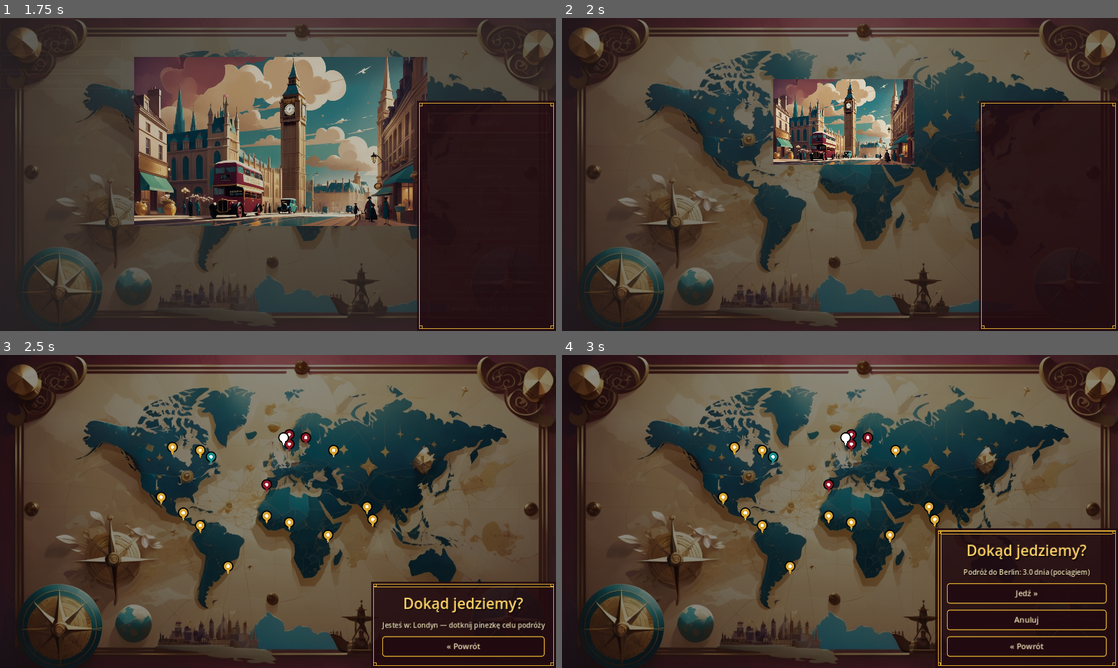
Above: before the commit, frames 1-4 (two rows, left to right).
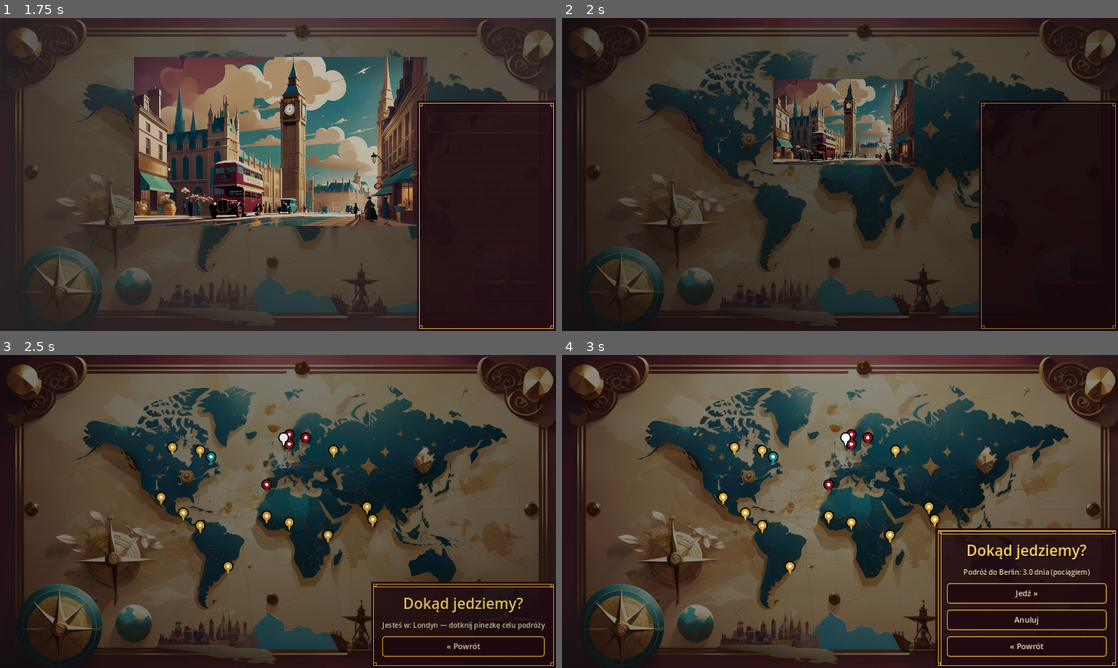
Above: after the commit, the same moments.

Repository: cinekm20/the-forger-retro-tycoon
Game: Godot game, scene res://scenes/main_menu/MainMenu.tscn
Same seed, same stepped clock (60 frames per second), same inputs: the game is played once before the commit and once after it.
Inputs (mouse positions are in pixels of both pictures, inside the frame that each line leads up to):
- Up to frame 1 (1.75 s): click "Nowa gra" at 0.5 s; click "Jedź »" at 1.25 s
- Up to frame 2 (2 s): no input
- Up to frame 3 (2.5 s): no input
- Up to frame 4 (3 s): click (867, 439) at 2.77 s

Frame 1 is identical in both runs. In frame 2, 45% of the frame differs, in the area x 2-100%, y 0-100%; in frame 3, 0.3%; in frame 4, nothing differs.

Commit message:
Napraw mrugnięcie na końcu zoomu (płynne, zsynchronizowane wygaszenie) i dodaj ramkę do TravelAnimation
Poprzednia próba (goto_scene_masked) przykrywała ekran NAGLE, w jednej
klatce, tuż przed change_scene_to_file — czyli sama zastępowała mrugnięcie
silnika własnym, równie widocznym mrugnięciem (użytkownik zgłosił, że
dalej miga tak samo). Naprawione: przyciemnienie do czerni jest teraz
częścią TEJ SAMEJ animacji zoom co reszta (skala/alpha), jako dodatkowy
równoległy tween z opóźnieniem — dochodzi do pełnej czerni płynnie,
dokładnie w momencie zakończenia zoomu, dopiero wtedy następuje
przełączenie sceny (SceneRouter.get_fade_cover/goto_scene_after_fade).

TravelAnimation.gd dostaje też ozdobną ramkę Art Deco (MenuFrame) na
panelu bocznym, tak jak Hub/TravelMap — make_root_side ma teraz
top_offset_override, żeby wyłączyć wcięcie od góry kalibrowane pod
top_row Huba (TravelAnimation go nie ma).

Diff:
--- a/game/scenes/hub/Hub.gd
+++ b/game/scenes/hub/Hub.gd
@@ -153,6 +153,17 @@
 	hub_bg.pivot_offset = target_pos
 	var pin_scale := MapPinScript.PIN_SIZE / viewport_size
 
+	## Płynne wygaszenie do czerni w ostatniej jednej trzeciej animacji,
+	## zsynchronizowane tak, żeby dojść do pełnej czerni DOKŁADNIE w
+	## momencie zakończenia reszty animacji — maskuje klatkę przerwy, którą
+	## silnik potrafi wyrenderować przy change_scene_to_file() (patrz
+	## SceneRouter.goto_scene_after_fade). Nagłe, natychmiastowe przykrycie
+	## tuż przed przełączeniem (bez tego płynnego tweena) samo wygląda jak
+	## mrugnięcie — dlatego to musi być część TEJ SAMEJ animacji zoom, a nie
+	## osobny krok po niej.
+	var fade_cover := SceneRouter.get_fade_cover()
+	fade_cover.color.a = 0.0
+
 	var tween := create_tween()
 	tween.set_parallel(true)
 	tween.tween_property(map_bg, "modulate:a", 1.0, ZOOM_OUT_DURATION)
@@ -160,7 +171,8 @@
 	tween.tween_property(hub_bg, "scale", pin_scale, ZOOM_OUT_DURATION)
 	tween.tween_property(root_panel, "modulate:a", 0.0, ZOOM_OUT_DURATION * 0.5)
 	tween.tween_property(top_row, "modulate:a", 0.0, ZOOM_OUT_DURATION * 0.5)
-	tween.chain().tween_callback(func(): SceneRouter.goto_scene_masked(SceneRouter.TRAVEL_MAP))
+	tween.tween_property(fade_cover, "color:a", 1.0, ZOOM_OUT_DURATION * 0.35).set_delay(ZOOM_OUT_DURATION * 0.65)
+	tween.chain().tween_callback(func(): SceneRouter.goto_scene_after_fade(SceneRouter.TRAVEL_MAP))
 
 
 func _set_buttons_disabled(disabled: bool) -> void:
--- a/game/scenes/travel_animation/TravelAnimation.gd
+++ b/game/scenes/travel_animation/TravelAnimation.gd
@@ -37,7 +37,7 @@
 	var bg_layers := ScreenHelpers.make_background_with_overlay(self, Cities.MAP_BACKGROUND_PATH)
 	map_overlay = bg_layers["overlay"]
 
-	root_panel = ScreenHelpers.make_root_side(self)
+	root_panel = ScreenHelpers.make_root_side(self, true, true, 0.0)
 	ScreenHelpers.make_title(root_panel, "Podróż")
 	ScreenHelpers.make_label(root_panel, "%s → %s" % [
 		Cities.get_city_name(Travel.last_travel_from), Cities.get_city_name(Travel.last_travel_to),
@@ -114,9 +114,16 @@
 	arrival_overlay.mouse_filter = Control.MOUSE_FILTER_IGNORE
 	arrival_bg.add_child(arrival_overlay)
 
+	## Patrz analogiczny komentarz w Hub.gd _on_travel_pressed — przyciemnienie
+	## musi być częścią TEJ SAMEJ animacji zoom (zsynchronizowane z jej
+	## końcem), nie osobnym, nagłym krokiem po niej.
+	var fade_cover := SceneRouter.get_fade_cover()
+	fade_cover.color.a = 0.0
+
 	var tween := create_tween()
 	tween.set_parallel(true)
 	tween.tween_property(arrival_bg, "scale", Vector2.ONE, ARRIVAL_ZOOM_DURATION)
 	tween.tween_property(map_overlay, "modulate:a", 0.0, ARRIVAL_ZOOM_DURATION)
 	tween.tween_property(root_panel, "modulate:a", 0.0, ARRIVAL_ZOOM_DURATION * 0.5)
-	tween.chain().tween_callback(func(): SceneRouter.goto_scene_masked(SceneRouter.HUB))
+	tween.tween_property(fade_cover, "color:a", 1.0, ARRIVAL_ZOOM_DURATION * 0.35).set_delay(ARRIVAL_ZOOM_DURATION * 0.65)
+	tween.chain().tween_callback(func(): SceneRouter.goto_scene_after_fade(SceneRouter.HUB))
--- a/game/scripts/autoload/SceneRouter.gd
+++ b/game/scripts/autoload/SceneRouter.gd
@@ -22,31 +22,39 @@
 	goto_scene(HUB)
 
 
-## Jak goto_scene(), ale maskuje samo przełączenie krótką, natychmiastową
-## czernią — change_scene_to_file() usuwa starą scenę i buduje nową
+var _fade_cover: ColorRect
+
+## Leniwie tworzy (raz, na cały czas gry) pełnoekranowy czarny prostokąt w
+## CanvasLayer należącym do tego autoloadu — dzięki temu przetrwa
+## change_scene_to_file() (usuwa tylko drzewo AKTUALNEJ sceny, nie dzieci
+## autoloadów). Zwrócony węzeł ma animować SAM wywołujący kod, jako część
+## WŁASNEGO tweena zoom (patrz Hub._on_travel_pressed/
+## TravelAnimation._play_arrival_zoom_in) — nagłe cover.color.a = 1 tuż przed
+## przełączeniem sceny dawałoby dokładnie to samo mrugnięcie/"blink", którego
+## unikamy; przyciemnienie musi być płynne i zsynchronizowane z KOŃCEM
+## animacji, nie osobnym, nagłym cięciem.
+func get_fade_cover() -> ColorRect:
+	if _fade_cover == null:
+		var layer := CanvasLayer.new()
+		layer.layer = 100
+		add_child(layer)
+		_fade_cover = ColorRect.new()
+		_fade_cover.color = Color(0, 0, 0, 0)
+		_fade_cover.set_anchors_preset(Control.PRESET_FULL_RECT)
+		_fade_cover.mouse_filter = Control.MOUSE_FILTER_IGNORE
+		layer.add_child(_fade_cover)
+	return _fade_cover
+
+
+## Wołać, gdy ekran jest już w pełni przykryty przez get_fade_cover()
+## (color:a == 1). change_scene_to_file() usuwa starą scenę i buduje nową
 ## (Hub.gd/TravelMap.gd tworzą sporo UI programistycznie w _ready()), więc
-## silnik potrafi wyrenderować klatkę pustego/domyślnego tła między starą
-## a nową sceną. Zwykle niezauważalne przy zwykłej nawigacji z menu, ale
-## bardzo widoczne jako mrugnięcie, gdy przełączenie kończy płynną animację
-## zoom (Hub._on_travel_pressed / TravelAnimation._play_arrival_zoom_in) —
-## tam oko śledzi ciągły ruch, więc nawet jedna przerwana klatka rzuca się
-## w oczy. Warstwa żyje jako dziecko SceneRouter (autoload), więc przetrwa
-## samo usunięcie starej sceny.
-func goto_scene_masked(path: String) -> void:
-	var layer := CanvasLayer.new()
-	layer.layer = 100
-	add_child(layer)
-	var cover := ColorRect.new()
-	cover.color = Color.BLACK
-	cover.set_anchors_preset(Control.PRESET_FULL_RECT)
-	cover.mouse_filter = Control.MOUSE_FILTER_IGNORE
-	layer.add_child(cover)
-
+## silnik potrafi wyrenderować klatkę pustego tła między starą a nową sceną
+## — stąd dwie klatki odczekane PRZED wygaszeniem przykrycia, żeby dać
+## nowej scenie czas na pierwszy pełny _ready() + narysowaną klatkę.
+func goto_scene_after_fade(path: String) -> void:
 	get_tree().change_scene_to_file(path)
 	await get_tree().process_frame
 	await get_tree().process_frame
-
 	var tween := create_tween()
-	tween.tween_property(cover, "color:a", 0.0, 0.25)
-	await tween.finished
-	layer.queue_free()
+	tween.tween_property(_fade_cover, "color:a", 0.0, 0.3)
--- a/game/scripts/ui/screen_helpers.gd
+++ b/game/scripts/ui/screen_helpers.gd
@@ -106,22 +106,29 @@
 ## motywy zdobne przy krawędziach zniekształcały się przy rozciąganiu do
 ## wąskiego, wysokiego panelu. Rysowana w kodzie ramka skaluje się
 ## bez artefaktów do dowolnej wysokości (różne miasta mają różną liczbę
-## pozycji w menu). Używane przez Hub.gd — TravelMap ma analogiczną ramkę,
-## ale w poziomym pasku u dołu ekranu (patrz make_root_bottom niżej);
-## TravelAnimation nadal dostaje domyślne proste tło.
+## pozycji w menu). Używane przez Hub.gd i TravelAnimation.gd — TravelMap
+## ma analogiczną ramkę, ale w poziomym pasku u dołu ekranu (patrz
+## make_root_bottom niżej).
 ##
-## Z ramką (use_menu_frame=true) pasek jest dodatkowo wcięty od góry o
-## TOP_OFFSET_WITH_FRAME — bez tego pełnowysokościowa ramka renderowała się
-## NAD skrzynką gotówki z Hub.gd _build_top_row (obie leżą w tej samej,
-## prawej kolumnie ekranu, a ramka jest dodawana do drzewa później, więc
-## rysuje się na wierzchu). Same przyciski (root) dostają dodatkowo
-## CONTENT_INSET_WITH_FRAME z każdej strony, żeby nie nachodziły na
-## narysowaną krawędź ramki (MenuFrame.INNER_MARGIN = 13px). CONTENT_INSET_WITH_FRAME
-## zdefiniowany wyżej, przy make_root().
+## Z ramką pasek jest domyślnie dodatkowo wcięty od góry o
+## TOP_OFFSET_WITH_FRAME — bez tego pełnowysokościowa ramka w Hub.gd
+## renderowała się NAD skrzynką gotówki z _build_top_row (obie leżą w tej
+## samej, prawej kolumnie ekranu, a ramka jest dodawana do drzewa później,
+## więc rysuje się na wierzchu). top_offset_override pozwala to wyłączyć
+## (np. TravelAnimation.gd, który nie ma żadnego top_row) — wartość < 0.0
+## (domyślna) oznacza "użyj TOP_OFFSET_WITH_FRAME, jeśli use_menu_frame".
+## Same przyciski (root) dostają dodatkowo CONTENT_INSET_WITH_FRAME z każdej
+## strony, żeby nie nachodziły na narysowaną krawędź ramki
+## (MenuFrame.INNER_MARGIN = 13px). CONTENT_INSET_WITH_FRAME zdefiniowany
+## wyżej, przy make_root().
 const TOP_OFFSET_WITH_FRAME := 190.0
 
-static func make_root_side(parent: Control, on_right: bool = true, use_menu_frame: bool = false) -> VBoxContainer:
-	var top_offset := TOP_OFFSET_WITH_FRAME if use_menu_frame else 0.0
+static func make_root_side(
+	parent: Control, on_right: bool = true, use_menu_frame: bool = false, top_offset_override: float = -1.0
+) -> VBoxContainer:
+	var top_offset := top_offset_override
+	if top_offset < 0.0:
+		top_offset = TOP_OFFSET_WITH_FRAME if use_menu_frame else 0.0
 	if use_menu_frame:
 		var frame: Control = MenuFrameScript.new()
 		_anchor_side_strip(frame, on_right, top_offset)
